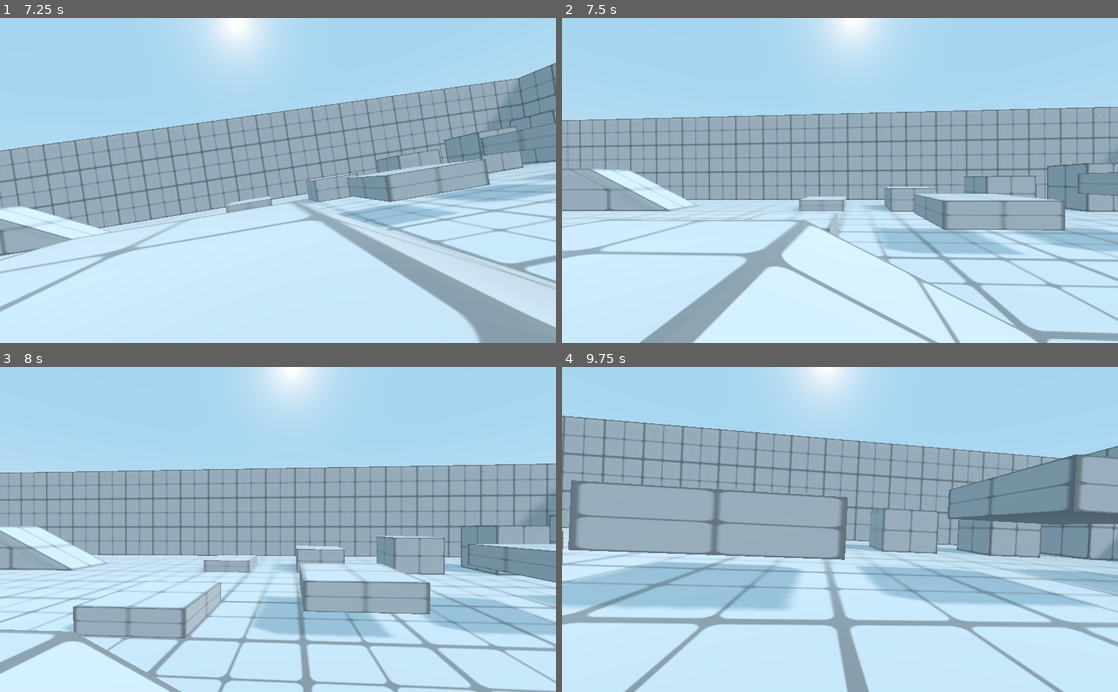
Above: before the commit, frames 1-4 (two rows, left to right).
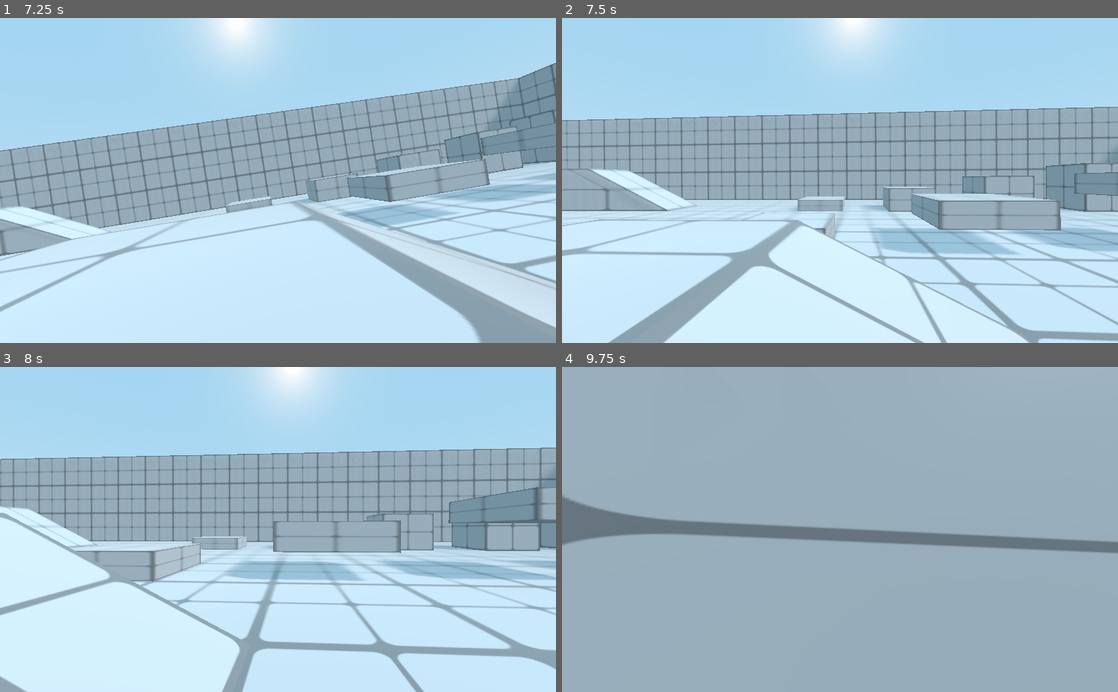
Above: after the commit, the same moments.

Repository: babypandabear3/bpb_fps_controller
Game: Godot game, scene res://demo/demo_scene.tscn
The game is run twice, just before and just after one commit, with the same random seed, the same clock (stepped at 60 frames per second) and the same inputs.
Inputs (mouse positions are in pixels of both pictures, inside the frame that each line leads up to):
- Up to frame 1 (7.25 s): move the mouse to (305, 180) at 0.52 s; hold Shift (action_sprint) 0.53-1.28 s; hold W (movement_forward) 0.53-5.78 s; tap Space (movement_jump) at 0.77, 1.52, 3.02, 3.77, 4.52, 6.02, 6.77 s; move the mouse to (250, 180) at 1.27 s; tap F (action_activate) at 1.35, 5.1 s; tap Shift (action_sprint) at 1.55, 3.05, 4.35, 6.05 s; move the mouse to (289, 174) at 2.02 s; hold Shift (action_sprint) 2.03-2.78 s; tap C (action_crouch_toggle) at 2.1, 5.85 s; move the mouse to (272, 187) at 2.77 s; click (272, 187) at 2.85 s; move the mouse to (316, 183) at 3.52 s; hold Shift (action_sprint) 3.53-4.28 s; move the mouse to (233, 177) at 4.27 s; move the mouse to (283, 180) at 5.02 s; hold Shift (action_sprint) 5.03-5.78 s; move the mouse to (255, 174) at 5.77 s; hold E (action_lean_right) 5.78-6.53 s; move the mouse to (305, 180) at 6.52 s; hold W (movement_forward) from 6.53 s (still down); hold Shift (action_sprint) from 6.53 s (still down); click (305, 180) at 6.6 s
- Up to frame 2 (7.5 s): keep holding W (movement_forward); move the mouse to (812, 180) at 7.27 s; release Shift (action_sprint) at 7.28 s; tap Shift (action_sprint) at 7.35 s
- Up to frame 3 (8 s): keep holding W (movement_forward); tap Space (movement_jump) at 7.52 s
- Up to frame 4 (9.75 s): move the mouse to (851, 523) at 8.02 s; hold Shift (action_sprint) 8.03-8.78 s; move the mouse to (834, 536) at 8.77 s; release W (movement_forward) at 8.78 s; hold Q (action_lean_left) 8.78-9.53 s; tap F (action_activate) at 8.85 s; tap Space (movement_jump) at 9.02 s; tap Shift (action_sprint) at 9.05 s; move the mouse to (878, 532) at 9.52 s; hold W (movement_forward) from 9.53 s (still down); hold Shift (action_sprint) from 9.53 s (still down); tap C (action_crouch_toggle) at 9.6 s

Frame 1 is identical in both runs. In frame 2, 8.9% of the frame differs, in the area x 0-100%, y 27-100%; in frame 3, 35%; in frame 4, 73%, in the area x 0-100%, y 0-100%.

Commit message:
fix wall run

Diff:
--- a/player_controller/Player.gd
+++ b/player_controller/Player.gd
@@ -68,6 +68,8 @@
 var climb_timer = 0
 var climb_timeout = 0.6
 
+var climb_stair = false
+
 var automove_dir = Vector3()
 var slide_timer = 0
 
@@ -303,7 +305,7 @@
 		root_ray_stair.look_at(look_at_target, Vector3.UP)
 
 	#DISABLE SNAP WHEN CLIMBING STAIR OR BEING AIR BORNE FOR TOO LONG
-	var climb_stair = try_climb_stairs()
+	climb_stair = try_climb_stairs()
 	if climb_stair or air_borne > air_borne_disable_snap:
 		snap_vector = Vector3()
 
@@ -518,7 +520,7 @@
 		start_walk()
 
 func is_wallrun_allowed():
-	if not is_on_floor() and is_on_wall() and Input.is_action_pressed("action_sprint") and jump_skip_timer <= 0 and body_height == BODY_HEIGHT_LIST.STAND:
+	if not is_on_floor() and is_on_wall() and Input.is_action_pressed("action_sprint") and jump_skip_timer <= 0 and body_height == BODY_HEIGHT_LIST.STAND and not climb_stair:
 		if ray_stair1.is_colliding() and ray_stair2.is_colliding():
 			var d1 : float = ray_stair1.global_transform.origin.distance_to(ray_stair1.get_collision_point())
 			var d2 : float = ray_stair2.global_transform.origin.distance_to(ray_stair2.get_collision_point())
@@ -535,7 +537,10 @@
 
 func start_wallrun():
 	var normal = get_slide_collision(0).normal
-	automove_dir = (-global_transform.basis.z.slide(normal)).normalized()
+
+	automove_dir = velocity_h
+	automove_dir.y = 0
+	automove_dir = (automove_dir.slide(normal)).normalized()
 
 	state = STATELIST.WALLRUN
 	if global_transform.basis.x.angle_to(normal) < deg2rad(90):
